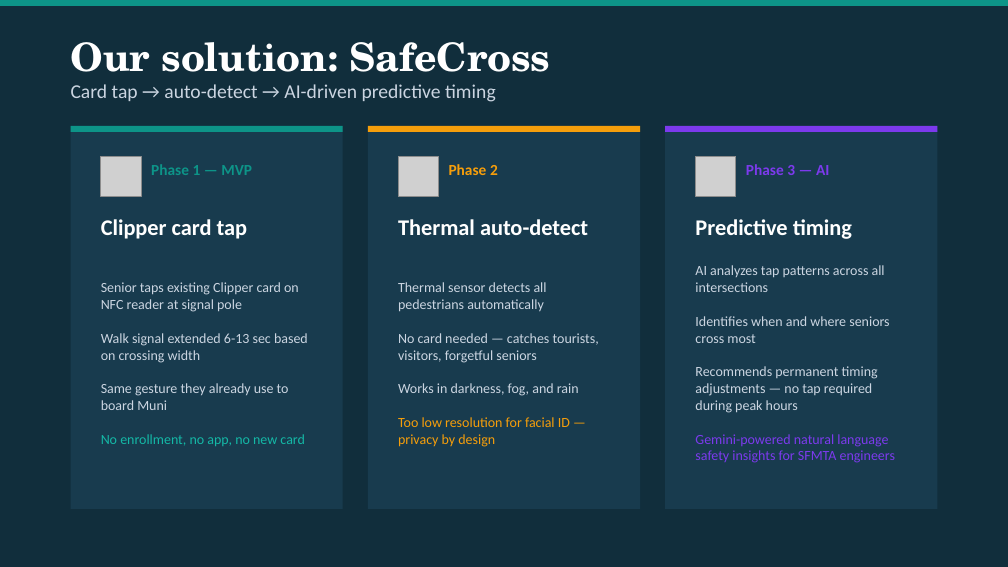
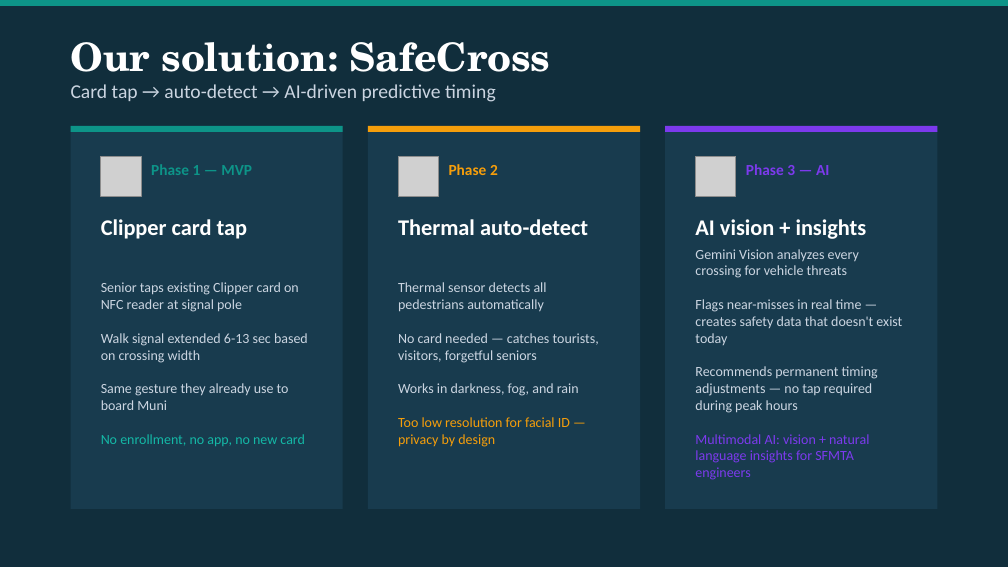
Before and after one commit to seshadribt24/city_sf_google_rocket_ride, a slide deck: slide 3 of SafeCross-SF-3min.pptx. Drawn at 1008x567 pixels with LibreOffice and Linux fonts; fonts in the diff are those of the drawing; grey boxes stand for pictures. Boxes give left, top, right and bottom in pixels: in the first picture for what was removed or moved away, otherwise in the second. Text is boxed around its words. In the diff, an @@ line names an element or a change of style, - is before the commit and + after.

```diff
--- a/SafeCross-SF-3min.pptx
+++ b/SafeCross-SF-3min.pptx
@@ text at (x1=695, y1=219, x2=867, y2=239): text changed @@
-Predictive timing
+AI vision + insights
@@ text at (x1=695, y1=249, x2=902, y2=345): text changed @@
-AI analyzes tap patterns across all intersections
-Identifies when and where seniors cross most
+Gemini Vision analyzes every crossing for vehicle threats
+Flags near-misses in real time — creates safety data that doesn't exist today
@@ text at (x1=695, y1=434, x2=869, y2=480): text changed @@
-Gemini-powered natural language safety insights for SFMTA engineers
+Multimodal AI: vision + natural language insights for SFMTA engineers
```
Also in this commit, not shown: 3 other slides changed, 1 other file.
